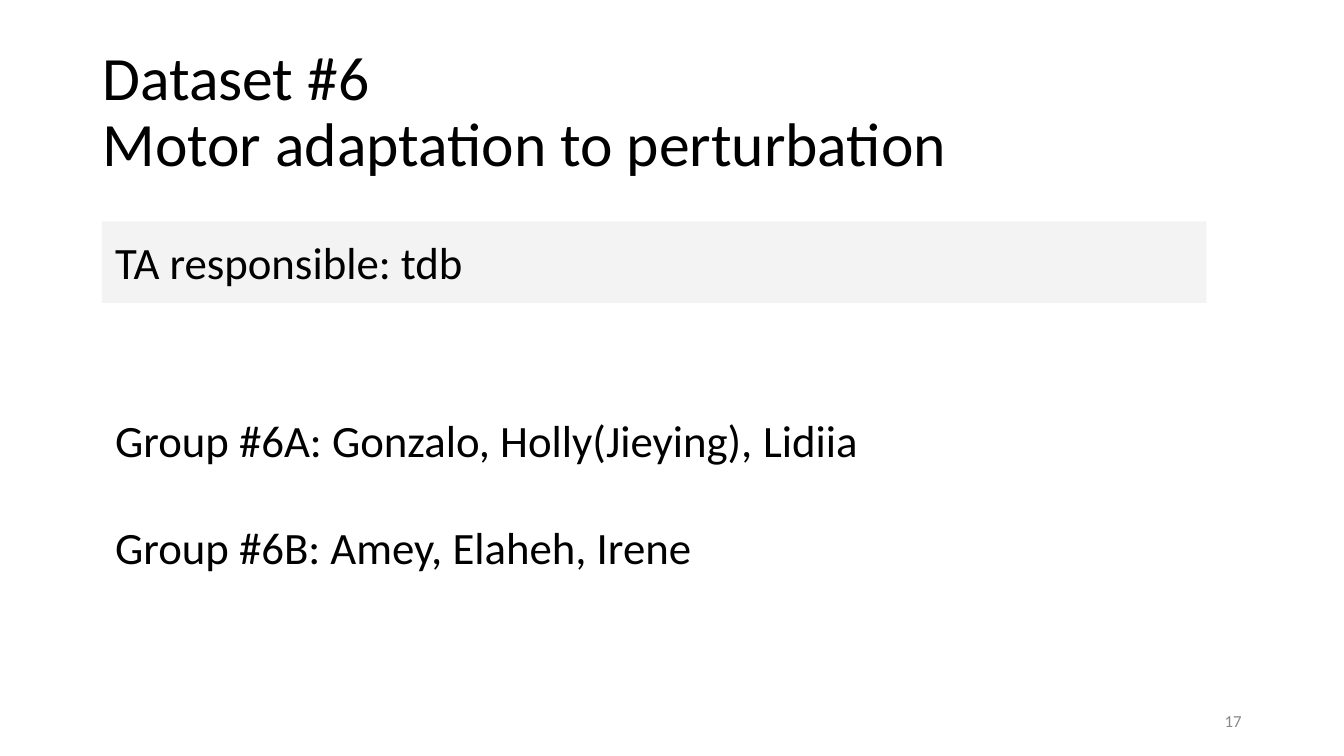
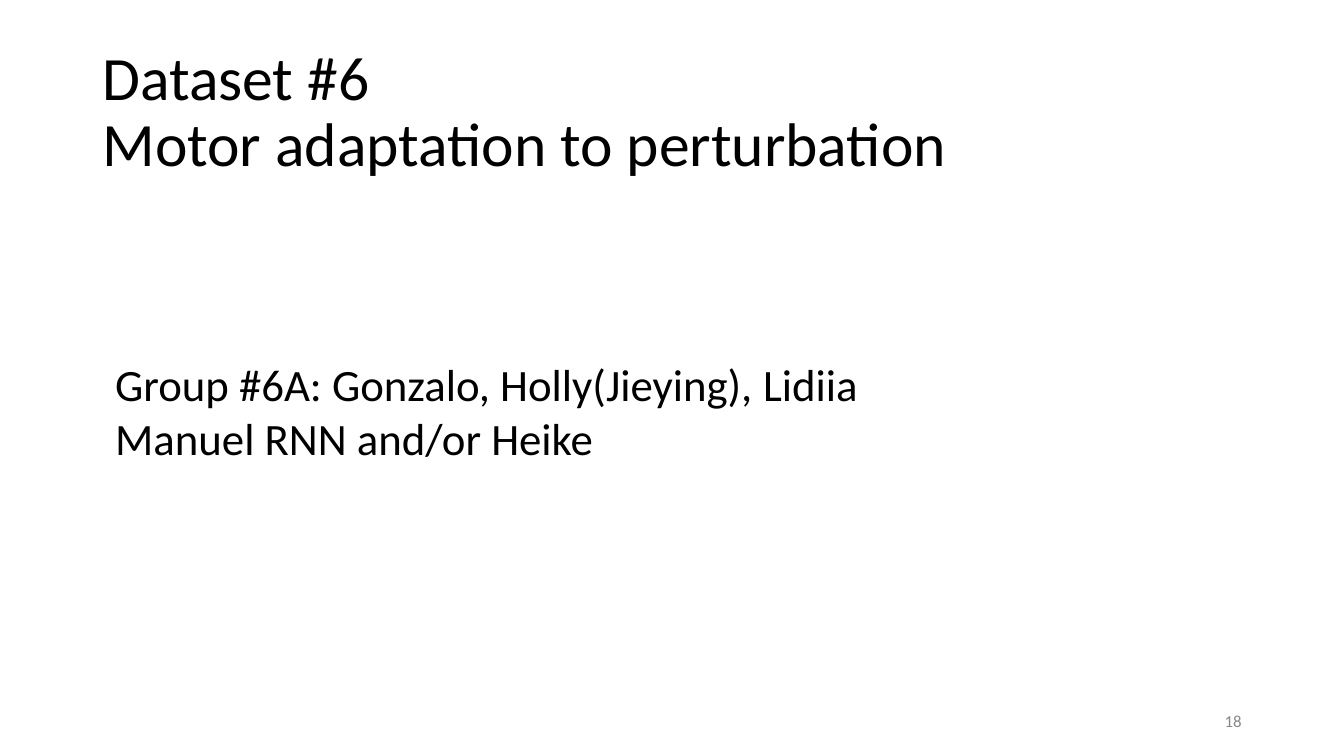
Before and after one commit to bambschool/BAMB2023, a slide deck: slide 18 of slides_lectures/BAMB! 2023 Project work kick-off.pptx (slide 17 before the commit). Drawn at 1344x756 pixels with LibreOffice and Linux fonts; fonts in the diff are those of the drawing. Boxes give left, top, right and bottom in pixels: in the first picture for what was removed or moved away, otherwise in the second. Text is boxed around its words. In the diff, an @@ line names an element or a change of style, - is before the commit and + after.

```diff
--- a/slides_lectures/BAMB! 2023 Project work kick-off.pptx
+++ b/slides_lectures/BAMB! 2023 Project work kick-off.pptx
@@ rectangle removed at box(102, 222, 1207, 304) @@
-TA responsible: tdb
@@ text "Group #6A: Gonzalo, Holly(Jieying), Lidiia": place and size @@
-text "Group #6A: Gonzalo, Holly(Jieying), Lidiia" at box(115, 424, 858, 572)
+text "Group #6A: Gonzalo, Holly(Jieying), Lidiia" at box(115, 368, 858, 457)
@@ text at box(115, 424, 593, 457): text changed @@
-Group #6B: Amey, Elaheh, Irene
+Manuel RNN and/or Heike
@@ page number at box(1225, 715, 1242, 727): text changed @@
-17
+18
```
Also in this commit, not shown: 9 other slides changed, 1 slide added.
